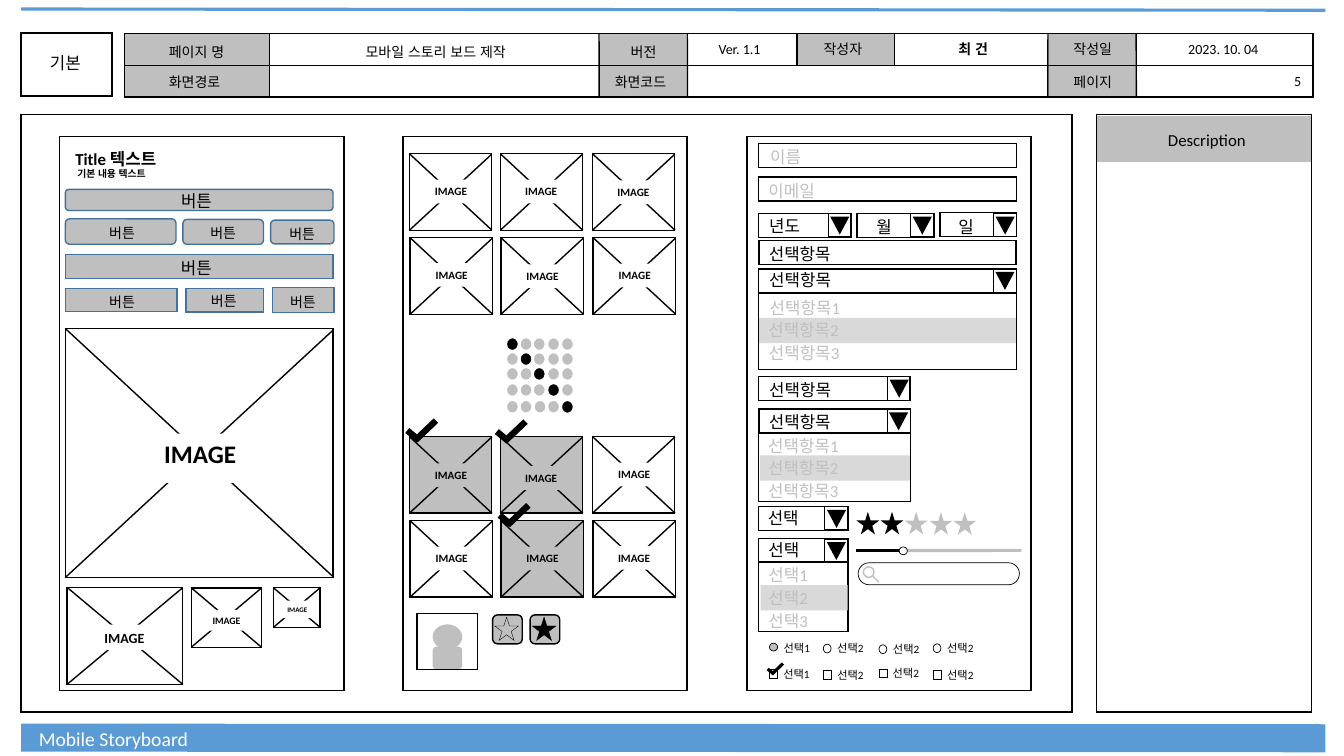
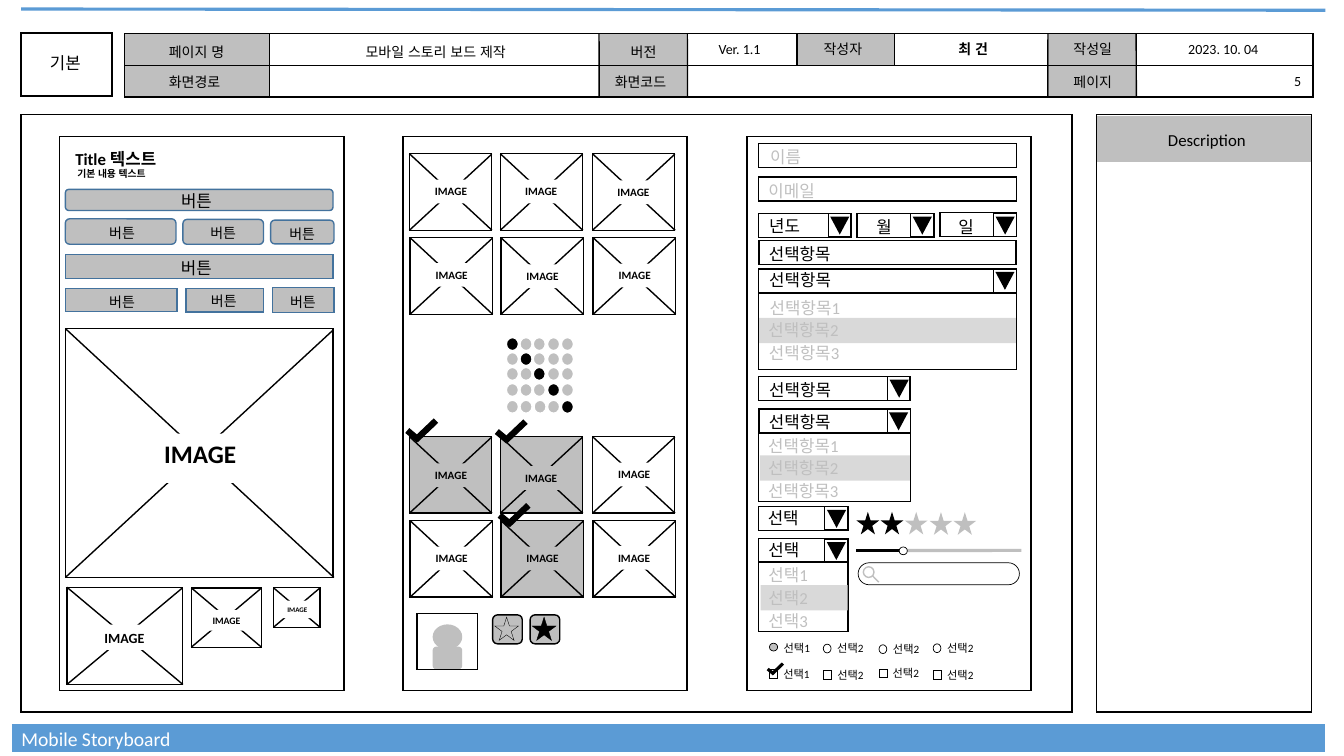
Before and after one commit to pigking51/maple, a slide deck: slide 1 of 디자인/최건_ppt.pptx. Drawn at 1344x756 pixels with LibreOffice and Linux fonts; fonts in the diff are those of the drawing. Boxes give left, top, right and bottom in pixels: in the first picture for what was removed or moved away, otherwise in the second. Text is boxed around its words. In the diff, an @@ line names an element or a change of style, - is before the commit and + after.

```diff
--- a/디자인/최건_ppt.pptx
+++ b/디자인/최건_ppt.pptx
@@ text "Mobile Storyboard": place and size @@
-text "Mobile Storyboard" at [39,732,187,752]
+text "Mobile Storyboard" at [21,732,170,749]
@@ line moved from (21, 738) - (1326, 738) to (12, 738) - (1326, 738) @@
```
Also in this commit, not shown: 1 other slide changed, 7 slides added, 1 other file.
